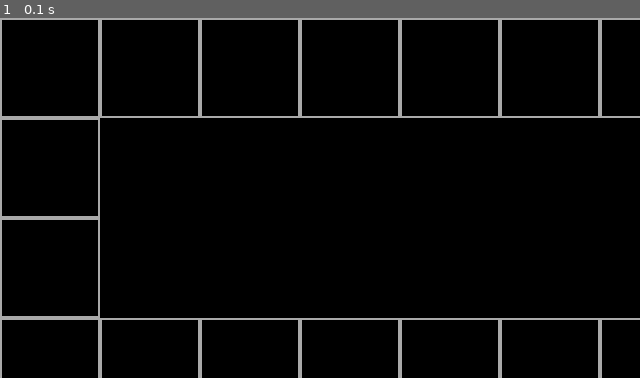
Above: before the commit, frame 1.
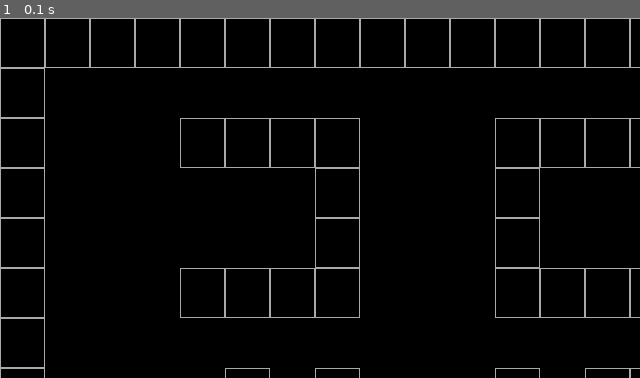
Above: after the commit, the same moment.

Repository: siddcyber/pygameDOOM
Game: pygame game, started from main.py
The game is run twice, just before and just after one commit, with the same random seed, the same clock (stepped at 60 frames per second) and the same inputs.
Inputs:
- Up to frame 1 (0.1 s): no input

The runs differ from the first frame. In frame 1, 6.2% of the frame differs, in the area x 0-100%, y 0-100%.

Commit message:
added player file but does not show Right Now and updated map matrix

Diff:
--- a/Map.py
+++ b/Map.py
@@ -1,35 +1,15 @@
 import pygame as game
 
 minimap = [
-    [True, True, True, True, True, True, True, True, True, True, True, True, True, True, True, True, True, True, True,
-     True, True, True, True, True, True, True, True, True, True, True, True, True, True, True, True, True, True, True,
-     True, True, True, True, True, True, True, True, True, True, True, True, True, True, True, True, True, True, True,
-     True, True, True, True, True, True, True, True, True, True, True, True, True, True, True, True, True, True, True,
-     True, True, True, True, True, True, True, True, True, True, True, True, True, True, True, True, True, True, True,
-     True, True, True, True, True],
-    [True, False, False, False, False, False, False, False, False, False, False, False, False, False, False, False,
-     False, False, False, False, False, False, False, False, False, False, False, False, False, False, False, False,
-     False, False, False, False, False, False,
-     False, False, False, False, False, False, False, False, False, False, False, False, False, False, False, False,
-     False, False, False, False, False, False, False, False, False, False, False, False, False, False, False, False,
-     False, False, False, False, False, False,
-     False, False, False, False, False, False, False, False, False, False, False, False, False, False, False, False,
-     False, False, False, False, False, False, False, True],
-
-    [True, False, False, False, False, False, False, False, False, False, False, False, False, False, False, False,
-     False, False, False, False, False, False, False, False, False, False, False, False, False, False, False, False,
-     False, False, False, False, False, False,
-     False, False, False, False, False, False, False, False, False, False, False, False, False, False, False, False,
-     False, False, False, False, False, False, False, False, False, False, False, False, False, False, False, False,
-     False, False, False, False, False, False,
-     False, False, False, False, False, False, False, False, False, False, False, False, False, False, False, False,
-     False, False, False, False, False, False, False, True],
-    [True, True, True, True, True, True, True, True, True, True, True, True, True, True, True, True, True, True, True,
-     True, True, True, True, True, True, True, True, True, True, True, True, True, True, True, True, True, True, True,
-     True, True, True, True, True, True, True, True, True, True, True, True, True, True, True, True, True, True, True,
-     True, True, True, True, True, True, True, True, True, True, True, True, True, True, True, True, True, True, True,
-     True, True, True, True, True, True, True, True, True, True, True, True, True, True, True, True, True, True, True,
-     True, True, True, True, True],
+    [1, 1, 1, 1, 1, 1, 1, 1, 1, 1, 1, 1, 1, 1, 1, 1, 1, 1],
+    [1, 0, 0, 0, 0, 0, 0, 0, 0, 0, 0, 0, 0, 0, 0, 0, 0, 1],
+    [1, 0, 0, 0, 1, 1, 1, 1, 0, 0, 0, 1, 1, 1, 1, 0, 0, 1],
+    [1, 0, 0, 0, 0, 0, 0, 1, 0, 0, 0, 1, 0, 0, 0, 0, 0, 1],
+    [1, 0, 0, 0, 0, 0, 0, 1, 0, 0, 0, 1, 0, 0, 0, 0, 0, 1],
+    [1, 0, 0, 0, 1, 1, 1, 1, 0, 0, 0, 1, 1, 1, 1, 0, 0, 1],
+    [1, 0, 0, 0, 0, 0, 0, 0, 0, 0, 0, 0, 0, 0, 0, 0, 0, 1],
+    [1, 0, 0, 0, 0, 1, 0, 1, 0, 0, 0, 1, 0, 1, 1, 1, 0, 1],
+    [1, 1, 1, 1, 1, 1, 1, 1, 1, 1, 1, 1, 1, 1, 1, 1, 1, 1],
 ]
 
 
@@ -48,4 +28,4 @@
 
     def draw(self):
         for pos in self.worldmap:
-            game.draw.rect(self.DOOM.screen, 'darkgray', (pos[0] * 100, pos[1] * 100, 100, 100), 2)
+            game.draw.rect(self.DOOM.screen, 'darkgray', (pos[0] * 45, pos[1] * 50, 45, 50), 1)
--- a/main.py
+++ b/main.py
@@ -2,22 +2,26 @@
 import sys
 from settings import *
 from Map import *
-
+from player import *
 class Game:
     def __init__(self):
         game.init()
         self.screen = game.display.set_mode(resolution)
         self.clock = game.time.Clock()
+        self.deltaTime = 1
         self.newGame()
     def newGame(self):
         self.map = Map(self)
+        self.player = Player(self)
 
     def update(self):
+        self.player.update()
         game.display.flip()
-        self.clock.tick(frameRate)
+        self.deltaTime = self.clock.tick(frameRate)
         game.display.set_caption(f'{self.clock.get_fps():.1f}')
 
     def draw(self):
+        self.player.draw()
         self.screen.fill('black')
         self.map.draw()
     def checkEvent(self):
--- /dev/null
+++ b/player.py
@@ -0,0 +1,54 @@
+from settings import *
+import pygame as pg
+import math
+
+
+class Player:
+    def __init__(self, Game):
+        self.game = Game
+        self.x, self.y = playerPosition
+        self.angle = playerAngle
+
+    def movement(self):
+        dx, dy = 0, 0
+        speed = playerSpeed * self.game.deltaTime
+        speed_sin = speed * math.sin(self.angle)
+        speed_cos = speed * math.cos(self.angle)
+
+        keys = pg.key.get_pressed()
+        if keys[pg.K_w]:
+            dx += speed_cos
+            dy += speed_sin
+        if keys[pg.K_s]:
+            dx += -speed_cos
+            dy += -speed_sin
+        if keys[pg.K_a]:
+            dx += speed_sin
+            dy += -speed_cos
+        if keys[pg.K_d]:
+            dx += -speed_sin
+            dy += speed_cos
+        self.x = dx
+        self.y = dy
+        if keys[pg.K_LEFT]:
+            self.angle -= playerRotationSpeed * self.game.deltaTime
+        if keys[pg.K_RIGHT]:
+            self.angle += playerRotationSpeed * self.game.deltaTime
+        self.angle %= math.tau
+
+    def draw(self):
+        pg.draw.line(self.game.screen, 'yellow', (self.x * 100, self.y * 100),
+                       (self.x * 100 * width * math.cos(self.angle),
+                        self.y * 100 * width * math.sin(self.angle)), 2)
+        pg.draw.circle(self.game.screen, 'green', (self.x * 100, self.y * 100), 15)
+
+    def update(self):
+        self.movement()
+
+    @property
+    def position(self):
+        return self.x, self.y
+
+    @property
+    def mapPosition(self):
+        return int(self.x), int(self.y)
--- a/settings.py
+++ b/settings.py
@@ -1,5 +1,10 @@
 # game settings
 from win32api import GetSystemMetrics
-
-resolution = GetSystemMetrics(0)/2,GetSystemMetrics(1)/2
+width = int(GetSystemMetrics(0) / 2)
+height = int(GetSystemMetrics(1) / 2)
+resolution = width, height
 frameRate = 60
+playerPosition = 1.5, 5  # mini map
+playerAngle = 0
+playerSpeed = 1
+playerRotationSpeed = 1
